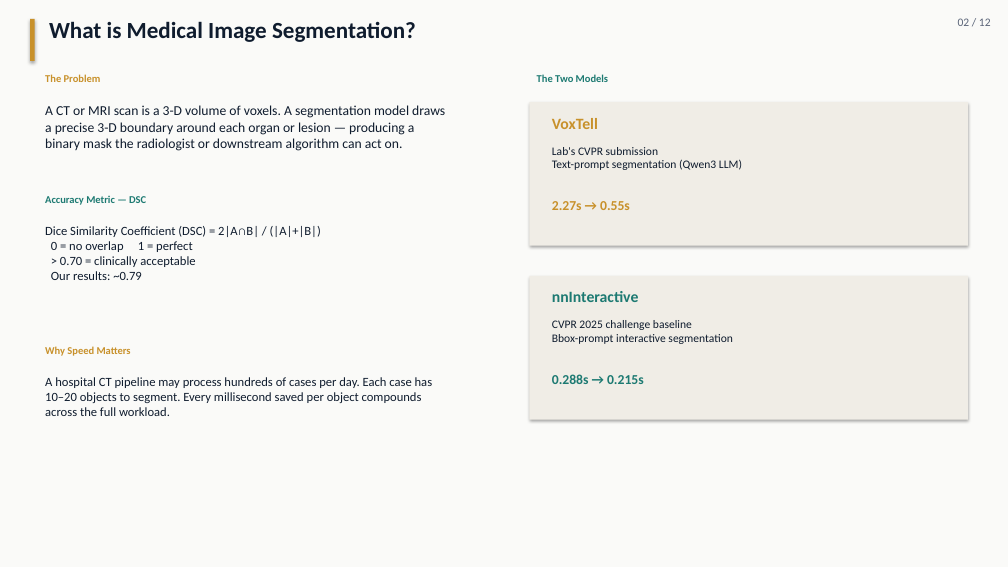
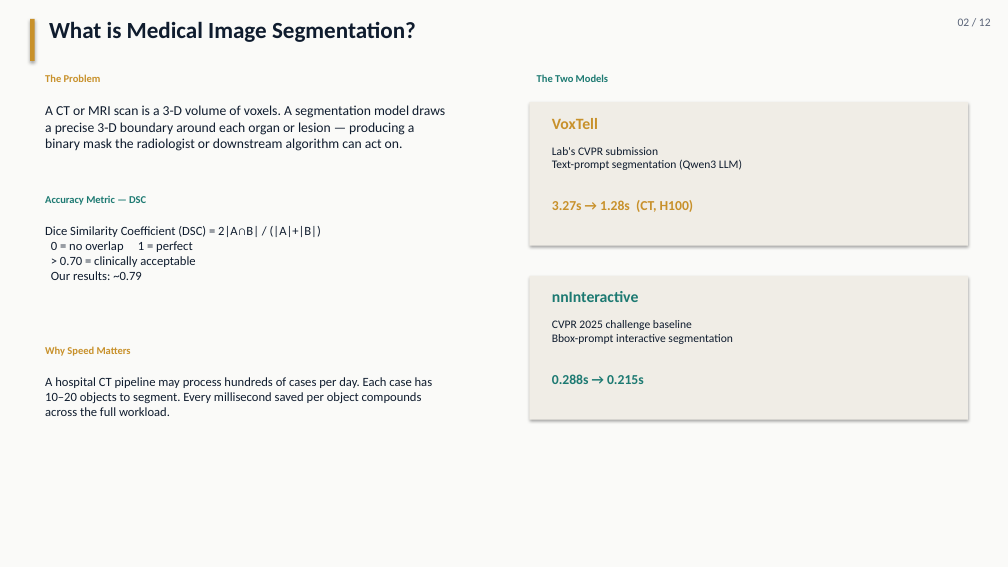
Before and after one commit to pentaexe/VoxTell-main, a slide deck: slide 2 of slides.pptx. Drawn at 1008x567 pixels with LibreOffice and Linux fonts; fonts in the diff are those of the drawing. Boxes give left, top, right and bottom in pixels: in the first picture for what was removed or moved away, otherwise in the second. Text is boxed around its words. In the diff, an @@ line names an element or a change of style, - is before the commit and + after.

```diff
--- a/slides.pptx
+++ b/slides.pptx
@@ text at bbox=[552, 200, 694, 212]: text changed @@
-2.27s → 0.55s
+3.27s → 1.28s (CT, H100)
```
Also in this commit, not shown: 8 other slides changed, 1 other file.
